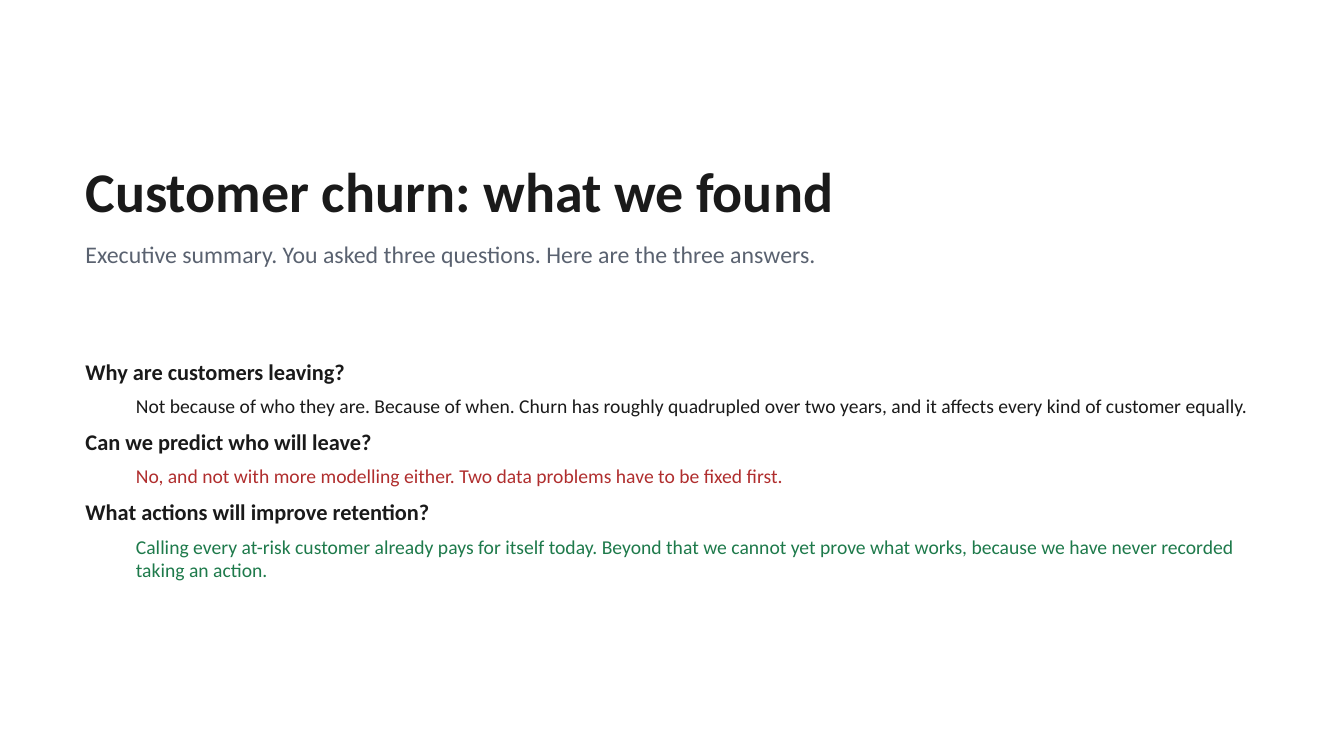
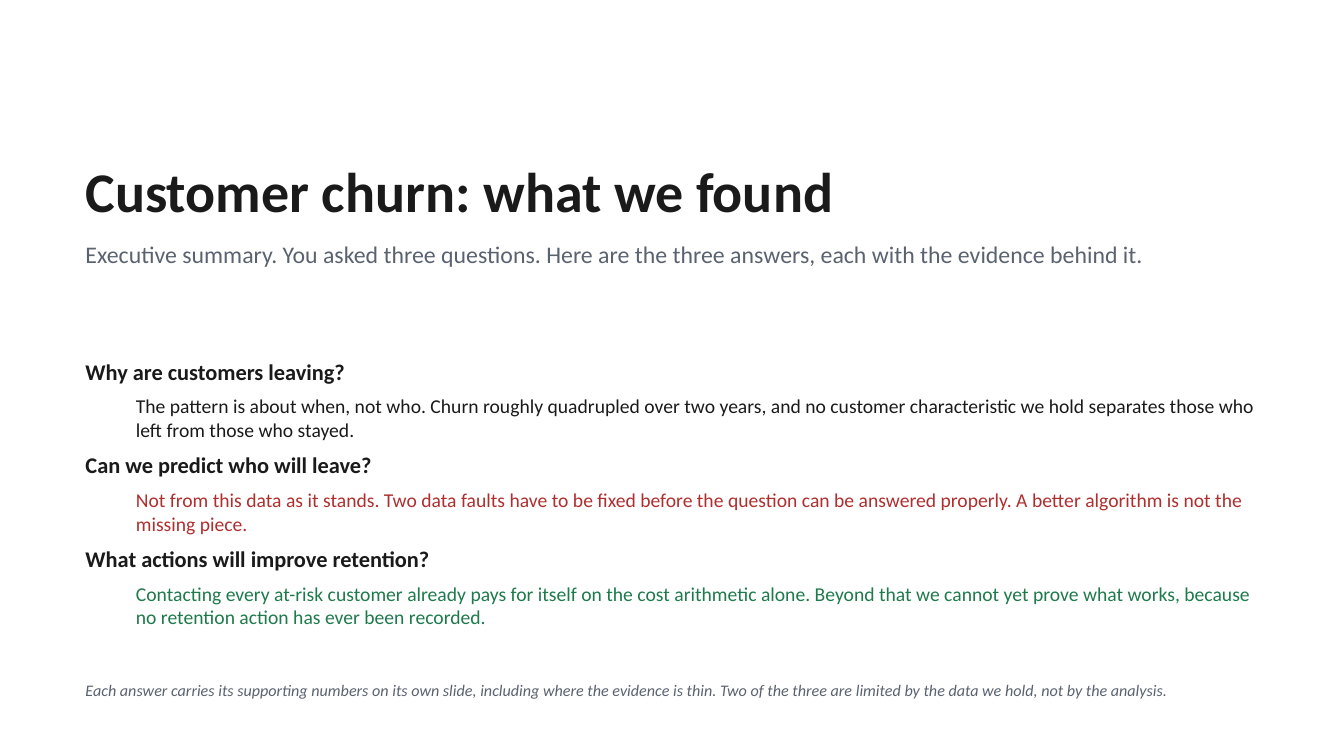
Before and after one commit to dmitriyratu/avepoint-churn-case-study, a slide deck: slide 1 of outputs/AvePoint_Executive_Summary.pptx. Drawn at 1344x756 pixels with LibreOffice and Linux fonts; fonts in the diff are those of the drawing. Boxes give left, top, right and bottom in pixels: in the first picture for what was removed or moved away, otherwise in the second. Text is boxed around its words. In the diff, an @@ line names an element or a change of style, - is before the commit and + after.

Commit message:
Enhance modeling analysis and presentation; clarify metric interpretations and results
- Added detailed markdown explanations in `04_modeling.py` regarding the significance of ROC-AUC, average precision, and F1 scores, emphasizing their null hypotheses and implications for model evaluation.
- Updated the `build_exec_summary.py` and `build_main_deck.py` scripts to improve clarity in the executive summary slides, ensuring that conclusions are supported by evidence and clearly articulated.
- Revised the `config.json` to include additional metrics related to average precision and F1 score, providing a more comprehensive overview of model performance.
- Modified the `final_metrics.csv` to reflect the new metrics, enhancing the dataset's utility for analysis.
- Improved the `permutation_significance` function in `model.py` to allow for flexible scoring metrics, ensuring clarity in the results presented.

These changes aim to strengthen the analytical framework and improve the communication of findings in the project.

```diff
--- a/outputs/AvePoint_Executive_Summary.pptx
+++ b/outputs/AvePoint_Executive_Summary.pptx
@@ text at (85,246,1142,267): text changed @@
-Executive summary. You asked three questions. Here are the three answers.
+Executive summary. You asked three questions. Here are the three answers, each with the evidence behind it.
@@ text at (136,399,1254,440): text changed @@
-  Not because of who they are. Because of when. Churn has roughly quadrupled over two years, and it affects every kind of customer equally.
+  The pattern is about when, not who. Churn roughly quadrupled over two years, and no customer characteristic we hold separates those who left from those who stayed.
@@ text at (136,493,1242,535): text changed @@
-  No, and not with more modelling either. Two data problems have to be fixed first.
+  Not from this data as it stands. Two data faults have to be fixed before the question can be answered properly. A better algorithm is not the missing piece.
@@ text at (136,587,1249,624): text changed @@
-  Calling every at-risk customer already pays for itself today. Beyond that we cannot yet prove what works, because we have never recorded taking an action.
+  Contacting every at-risk customer already pays for itself on the cost arithmetic alone. Beyond that we cannot yet prove what works, because no retention action has ever been recorded.
@@ text added at (85,685,1167,699), 11.5 pt, text #5A6270, italic @@
+Each answer carries its supporting numbers on its own slide, including where the evidence is thin. Two of the three are limited by the data we hold, not by the analysis.
```
Also in this commit, not shown: 5 other slides changed, 7 other files.
